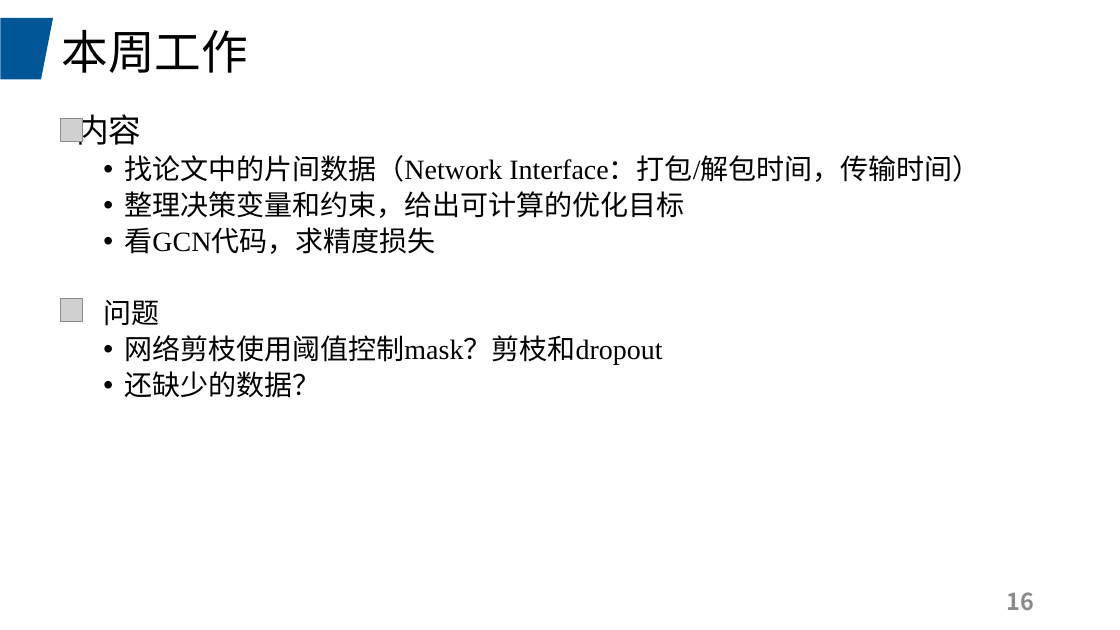
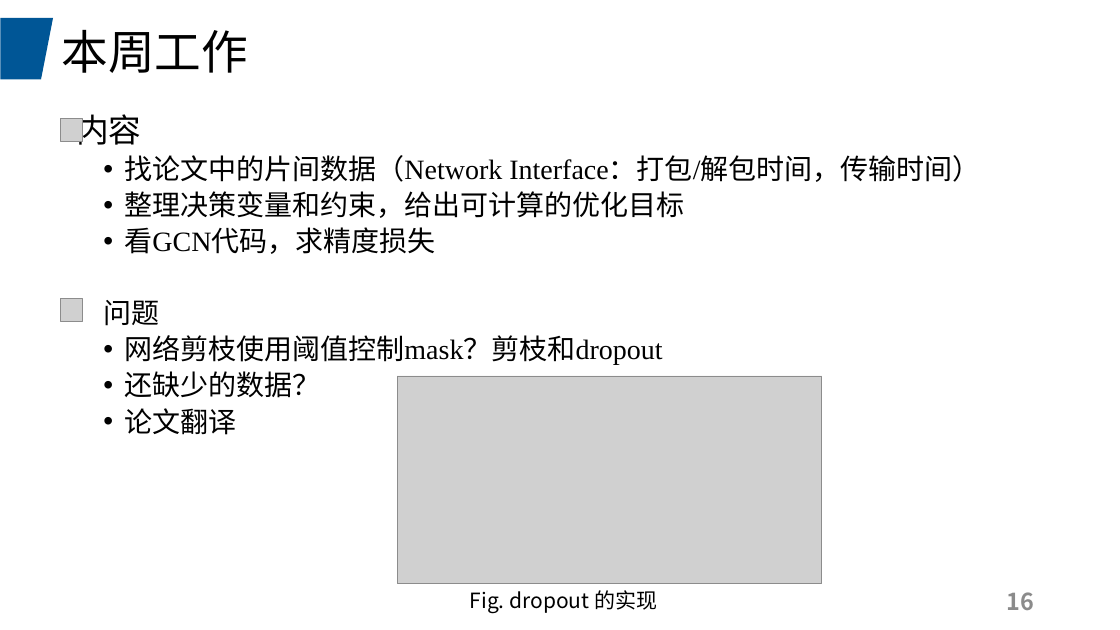
Before and after one commit to JadeQiong/DSE, a slide deck: slide 16 of 组会3.24GNN.pptx. Drawn at 1120x630 pixels with LibreOffice and Linux fonts; fonts in the diff are those of the drawing; grey boxes stand for pictures. Boxes give left, top, right and bottom in pixels: in the first picture for what was removed or moved away, otherwise in the second. Text is boxed around its words. In the diff, an @@ line names an element or a change of style, - is before the commit and + after.

```diff
--- a/组会3.24GNN.pptx
+++ b/组会3.24GNN.pptx
@@ picture added at (x1=397, y1=376, x2=823, y2=585) @@
@@ text at (x1=124, y1=408, x2=236, y2=435): paragraph added @@
+  • 论文翻译
@@ text added at (x1=470, y1=590, x2=657, y2=613), 18 pt, text #000000 @@
+Fig. dropout 的实现
```
Also in this commit, not shown: 7 other slides changed, 1 slide added, 2 other files.
